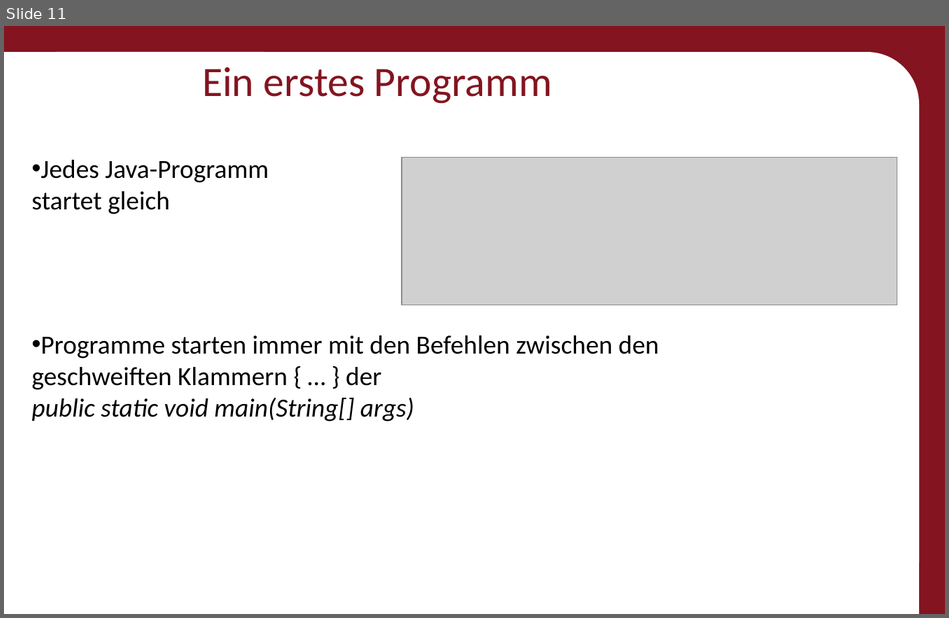
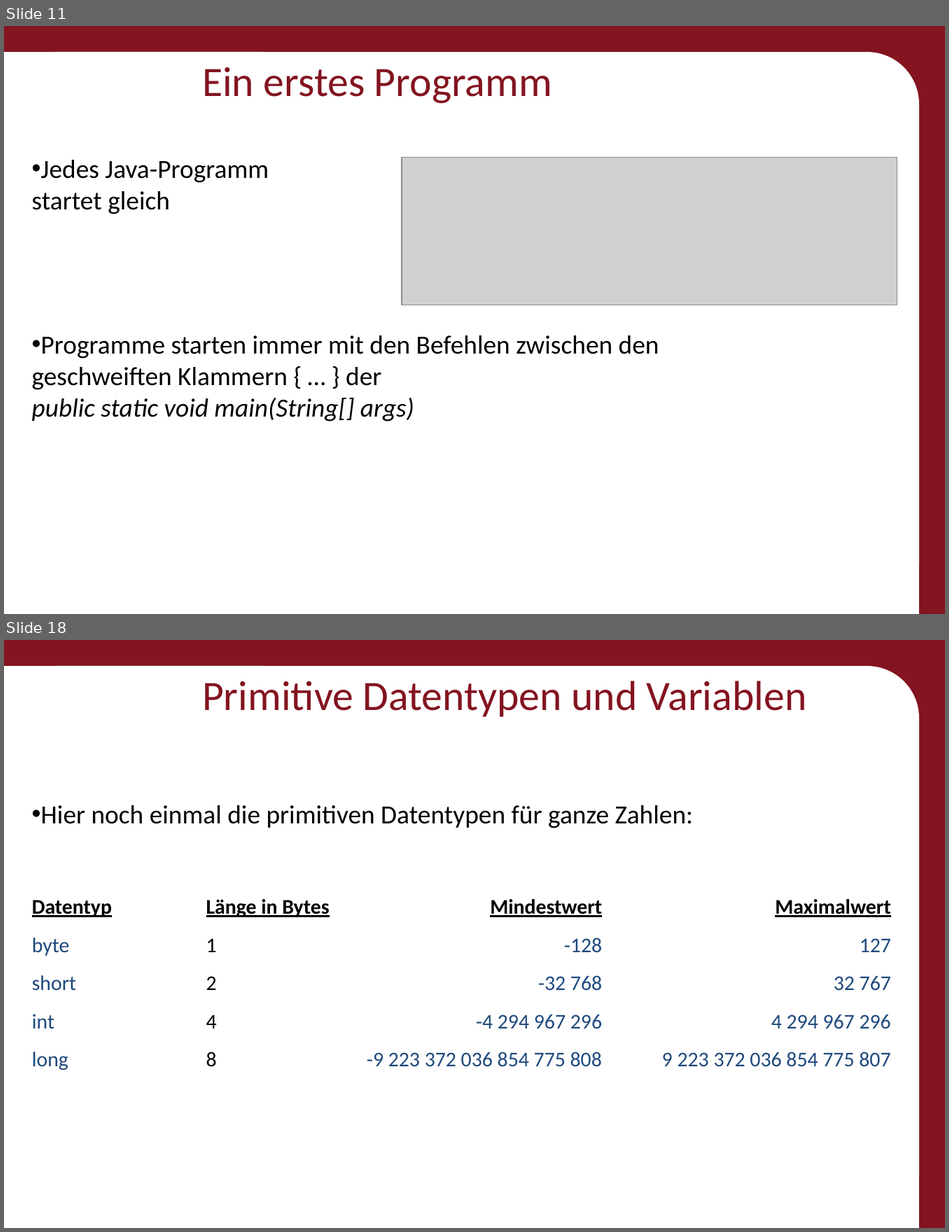
Before and after one commit to Roboscope/java-with-nao, a slide deck: Präsentationen/Anfänger - Java mit NAO.pptx. Shown one above the other, each under a label of ours: slide 11 before the commit, slides 11 and 18 after it; the slides between them are not shown. The pictures are 949x618 and 949x1232 pixels, drawn with LibreOffice and Linux fonts; fonts in the diff are those of the drawing; grey boxes stand for pictures; background and template pictures are left out. Boxes give left, top, right and bottom in pixels: in the first picture for what was removed or moved away, otherwise in the second. Text is boxed around its words. In the diff, an @@ line names an element or a change of style, - is before the commit and + after.

```diff
--- a/Präsentationen/Anfänger - Java mit NAO.pptx
+++ b/Präsentationen/Anfänger - Java mit NAO.pptx
@@ slide 18 added at [4, 640, 945, 1228], background #831420; not listed: 3 template elements that a slide beside it also shows @@
@@ title added at [202, 681, 806, 717], 32 pt, text #831420 @@
+Primitive Datentypen und Variablen
@@ text added at [41, 805, 694, 828], 20 pt, text #000000 @@
+• Hier noch einmal die primitiven Datentypen für ganze Zahlen:
@@ table added at [23, 889, 901, 1080], 5 rows, 4 columns @@
+Datentyp | Länge in Bytes | Mindestwert | Maximalwert
+byte | 1 | -128 | 127
+short | 2 | -32 768 | 32 767
+int | 4 | -4 294 967 296 | 4 294 967 296
+long | 8 | -9 223 372 036 854 775 808 | 9 223 372 036 854 775 807
```
Also in this commit, not shown: 11 slides changed, 5 other slides added, 6 other files.
